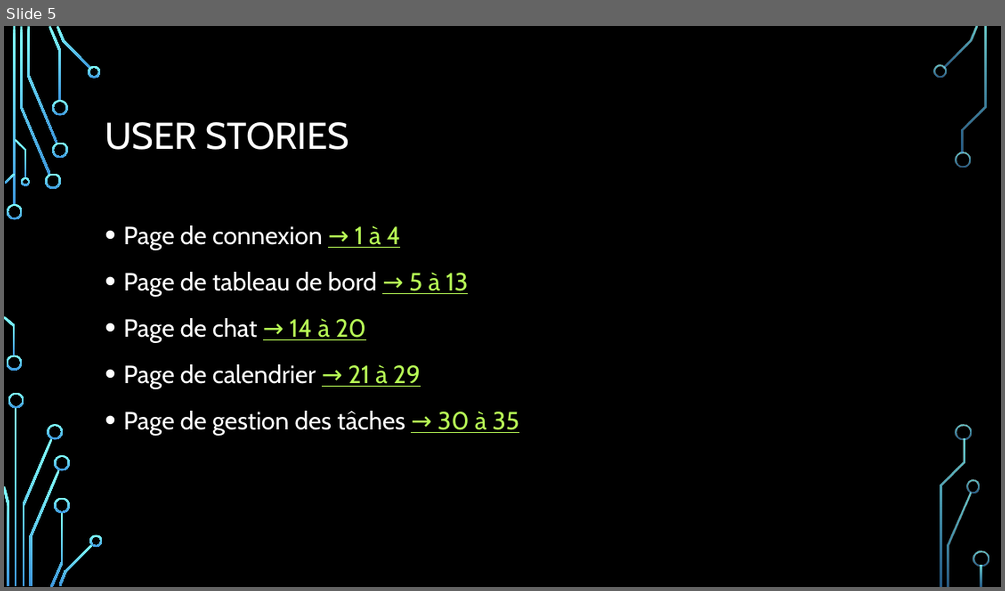
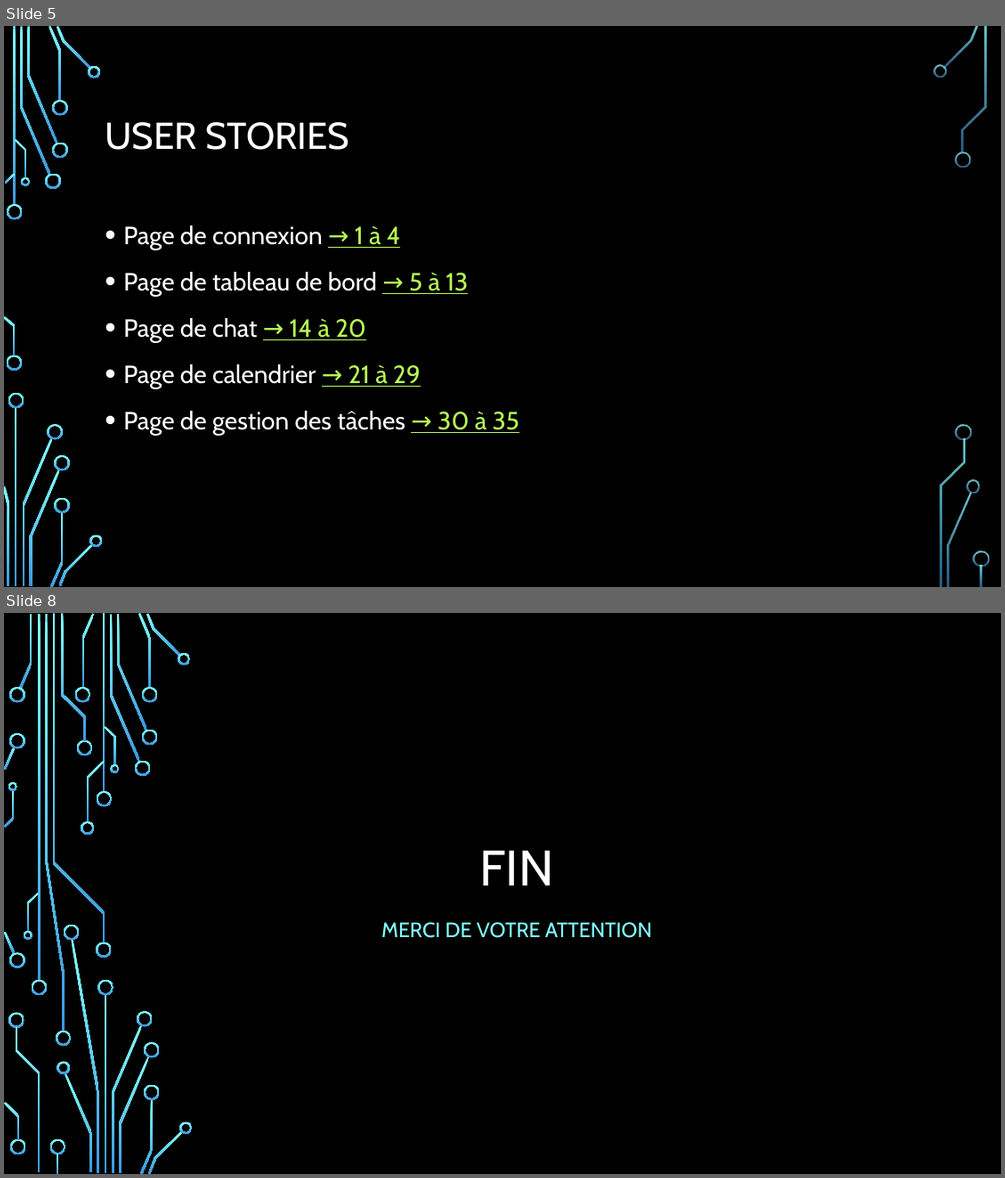
Before and after one commit to andre2061/oc_p3a_project, a slide deck: Présentation.pptx. Shown one above the other, each under a label of ours: slide 5 before the commit, slides 5 and 8 after it; the slides between them are not shown. The pictures are 1005x591 and 1005x1178 pixels, drawn with LibreOffice and Linux fonts; fonts in the diff are those of the drawing; background and template pictures are left out. Boxes give left, top, right and bottom in pixels: in the first picture for what was removed or moved away, otherwise in the second. Text is boxed around its words. In the diff, an @@ line names an element or a change of style, - is before the commit and + after.

```diff
--- a/Présentation.pptx
+++ b/Présentation.pptx
@@ slide 8 added at bbox=[4, 613, 1001, 1174], background picture (left out) @@
@@ title added at bbox=[480, 850, 554, 885], 48 pt, text #FFFFFF @@
+FIN
@@ subtitle added at bbox=[381, 922, 652, 938], 20 pt, text #82FFFF @@
+MERCI DE VOTRE ATTENTION
@@ group added at bbox=[4, 613, 193, 1174]: 50 freeform shapes, 4 rectangles @@
```
Also in this commit, not shown: 2 other slides added.
